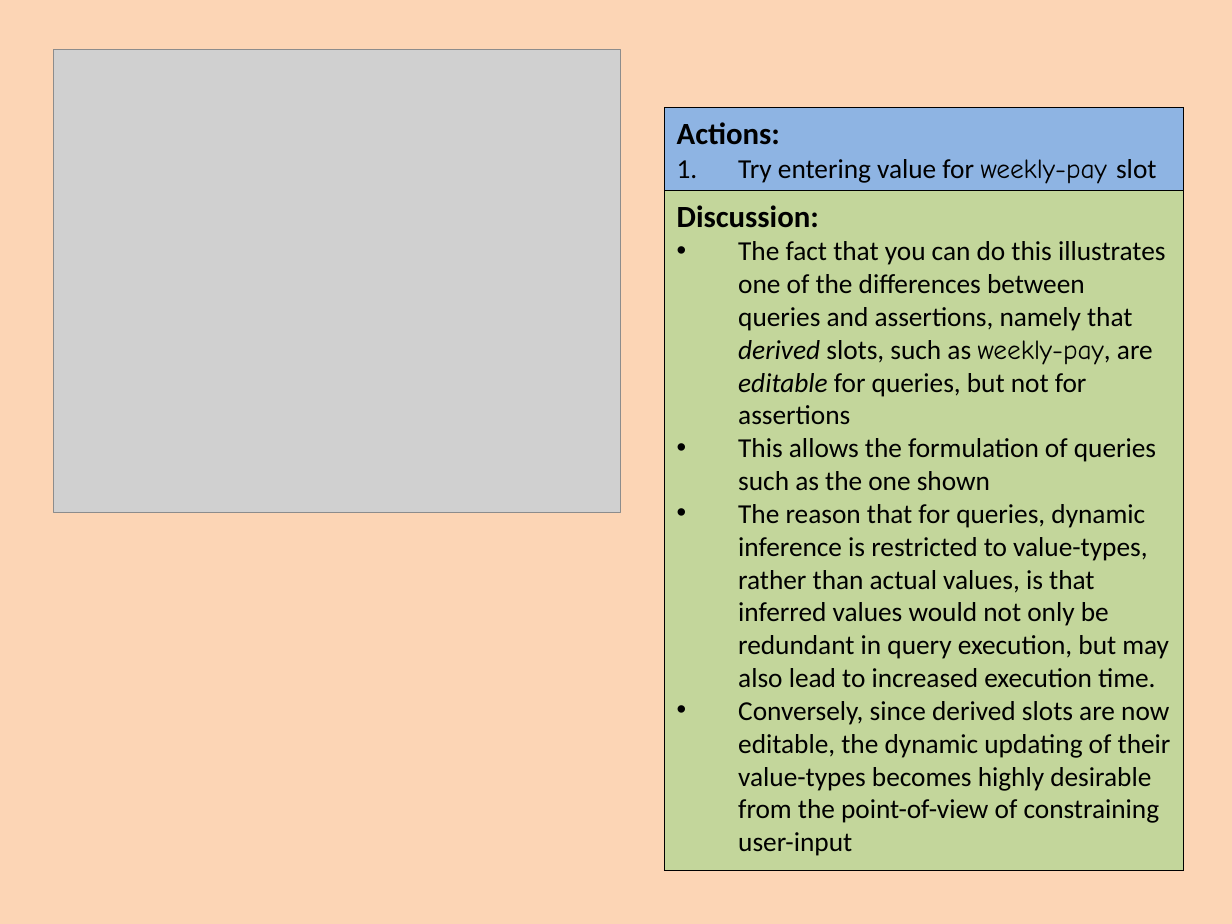
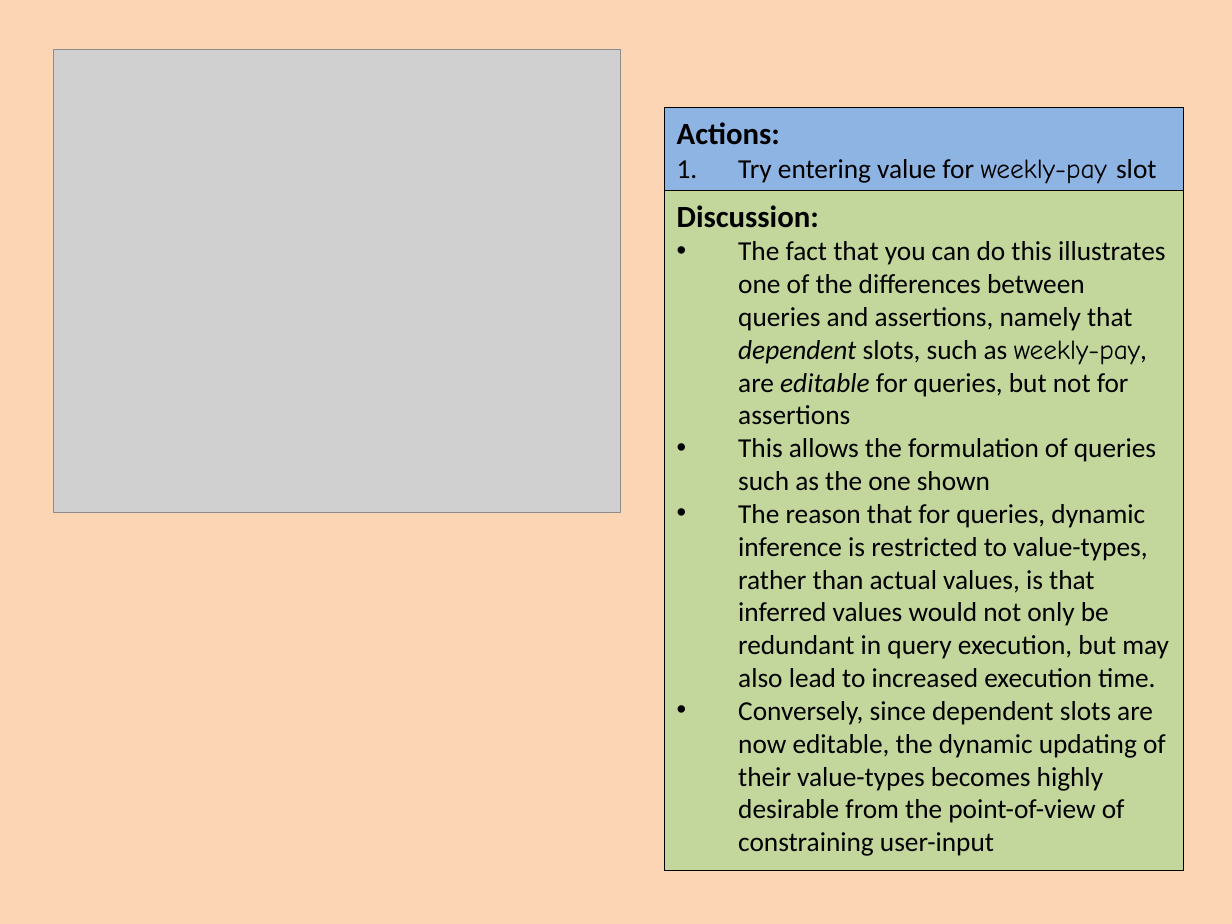
Before and after one commit to colin-puleston/mekon-hobo, a slide deck: slide 53 of docs/MEKON-HOBO Introductory Tutorial.pptx. Drawn at 1232x924 pixels with LibreOffice and Linux fonts; fonts in the diff are those of the drawing; grey boxes stand for pictures. Boxes give left, top, right and bottom in pixels: in the first picture for what was removed or moved away, otherwise in the second. Text is boxed around its words. In the diff, an @@ line names an element or a change of style, - is before the commit and + after.

```diff
--- a/docs/MEKON-HOBO Introductory Tutorial.pptx
+++ b/docs/MEKON-HOBO Introductory Tutorial.pptx
@@ text in rectangle at (738,241,1166,424): text changed @@
-• The fact that you can do this illustrates one of the differences between queries and assertions, namely that derived slots, such as weekly-pay, are editable for queries, but not for assertions
+• The fact that you can do this illustrates one of the differences between queries and assertions, namely that dependent slots, such as weekly-pay, are editable for queries, but not for assertions
@@ text in rectangle at (738,701,1166,856): text changed @@
-• Conversely, since derived slots are now editable, the dynamic updating of their value-types becomes highly desirable from the point-of-view of constraining user-input
+• Conversely, since dependent slots are now editable, the dynamic updating of their value-types becomes highly desirable from the point-of-view of constraining user-input
```
Also in this commit, not shown: 1 other slide changed.
